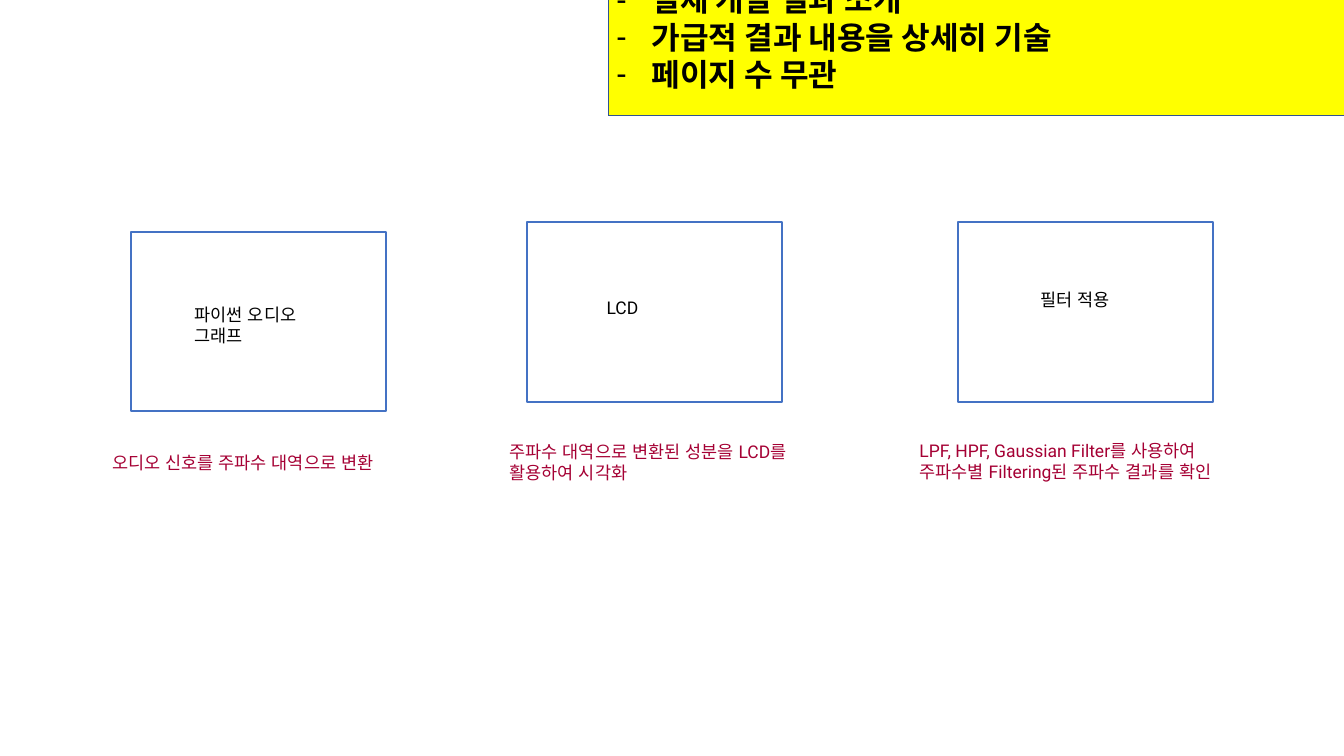
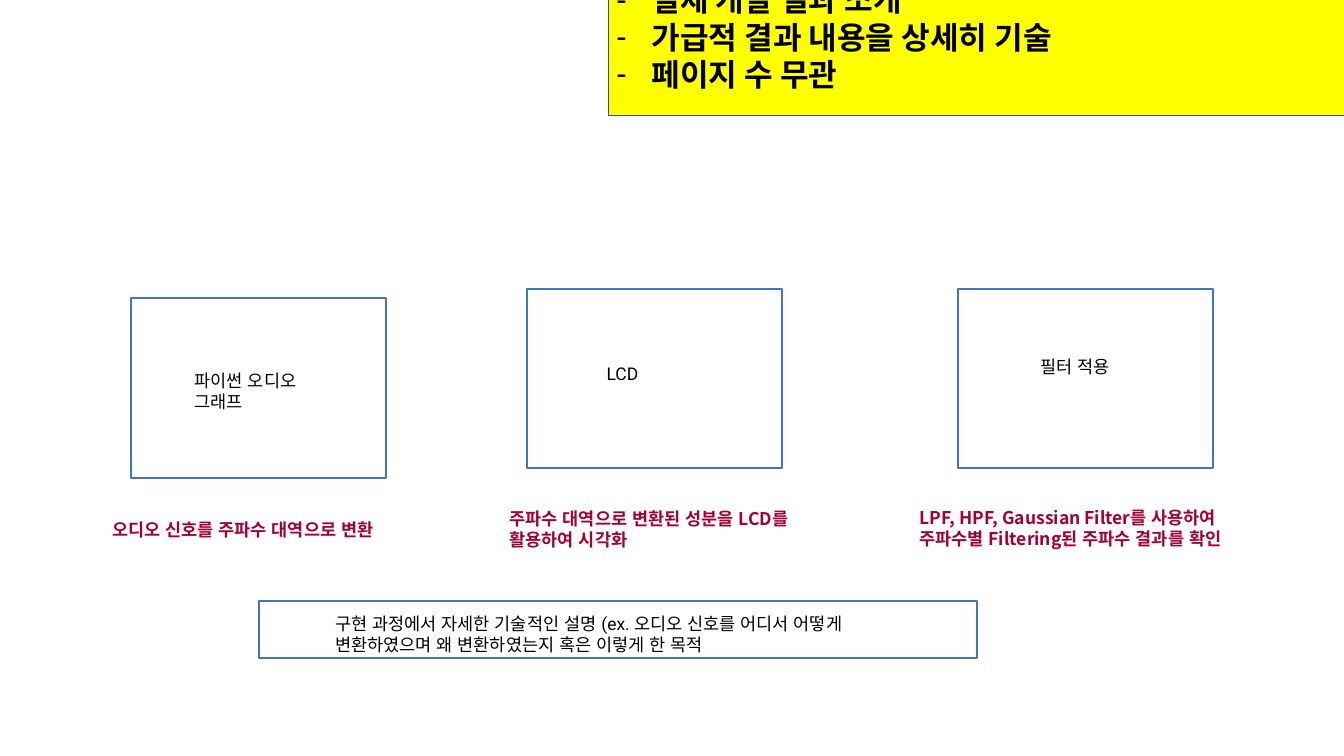
Before and after one commit to DawoonJang/custom_rtos_stm32f103, a slide deck: slide 4 of report/LG_부트캠프_08기_C반_결과보고서(1팀).pptx (slide 5 before the commit). Drawn at 1344x756 pixels with LibreOffice and Linux fonts; fonts in the diff are those of the drawing; background and template pictures are left out. Boxes give left, top, right and bottom in pixels: in the first picture for what was removed or moved away, otherwise in the second. Text is boxed around its words. In the diff, an @@ line names an element or a change of style, - is before the commit and + after.

```diff
--- a/report/LG_부트캠프_08기_C반_결과보고서(1팀).pptx
+++ b/report/LG_부트캠프_08기_C반_결과보고서(1팀).pptx
@@ 5 texts, 3 rectangles: place and size @@
-5 texts, 3 rectangles at bbox=[112, 222, 1214, 481]
+5 texts, 3 rectangles at bbox=[112, 289, 1214, 548]
@@ font Roboto to Noto Sans CJK KR, bold on in 3 elements at bbox=[112, 521, 373, 538], bbox=[510, 510, 789, 548], bbox=[919, 509, 1221, 550] @@
@@ text "LPF, HPF, Gaussian Filter를 사용하여": place and size @@
-text "LPF, HPF, Gaussian Filter를 사용하여" at bbox=[919, 442, 1211, 482]
+text "LPF, HPF, Gaussian Filter를 사용하여" at bbox=[919, 509, 1221, 550]
@@ rectangle added at bbox=[259, 600, 977, 658], fill #FFFFFF, outline #4472C4 2 pt @@
@@ text added at bbox=[335, 615, 842, 653], 18 pt, text #000000 @@
+구현 과정에서 자세한 기술적인 설명 (ex. 오디오 신호를 어디서 어떻게 변환하였으며 왜 변환하였는지 혹은 이렇게 한 목적
```
Also in this commit, not shown: 8 other slides changed, 7 slides added, 2 slides removed.
